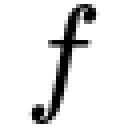
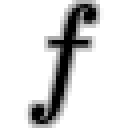
Two versions of the same layered image (128x128). Layer-by-layer changes:
added layer "outline" above "배경" over [24, 0, 104, 128]
